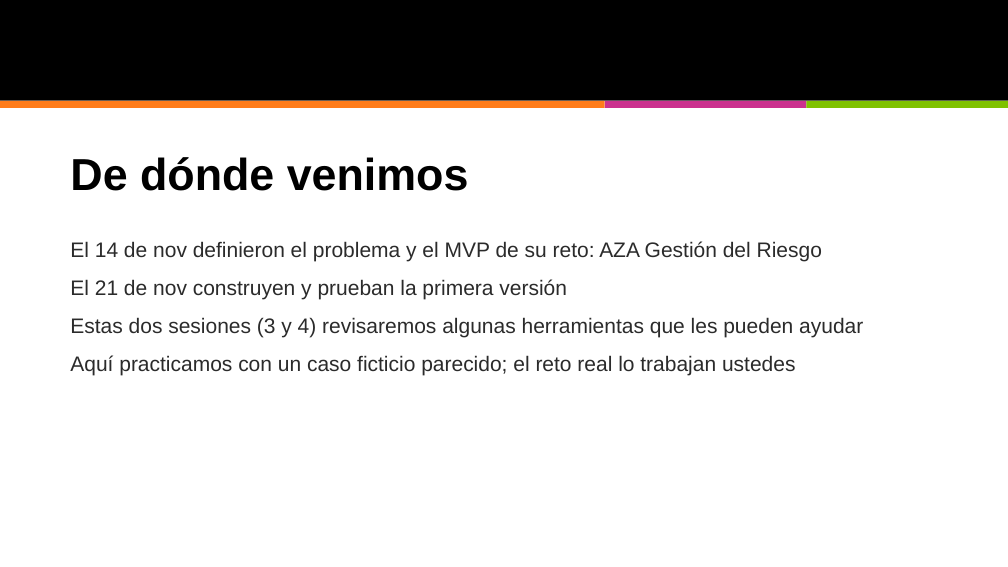
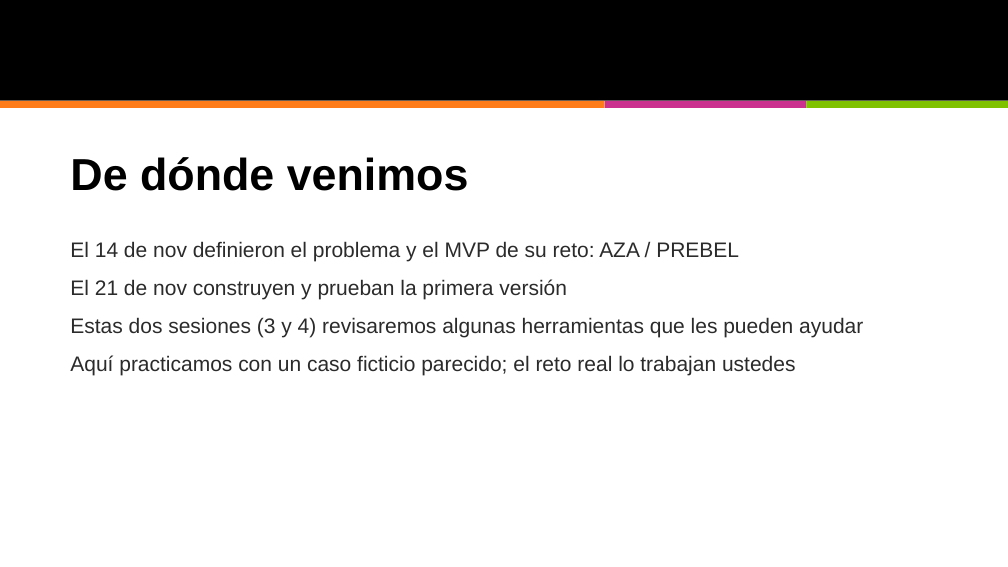
Before and after one commit to RicardoTangarife/ia-basico, a slide deck: slide 4 of Semana_02/Sesion_01/presentacion/Sesion03_Capa2_basico_IA.pptx. Drawn at 1008x567 pixels with LibreOffice and Linux fonts; fonts in the diff are those of the drawing; background and template pictures are left out. Boxes give left, top, right and bottom in pixels: in the first picture for what was removed or moved away, otherwise in the second. Text is boxed around its words. In the diff, an @@ line names an element or a change of style, - is before the commit and + after.

```diff
--- a/Semana_02/Sesion_01/presentacion/Sesion03_Capa2_basico_IA.pptx
+++ b/Semana_02/Sesion_01/presentacion/Sesion03_Capa2_basico_IA.pptx
@@ text at (70, 241, 739, 262): text changed @@
-El 14 de nov definieron el problema y el MVP de su reto: AZA Gestión del Riesgo
+El 14 de nov definieron el problema y el MVP de su reto: AZA / PREBEL
```
Also in this commit, not shown: 4 other slides changed.
